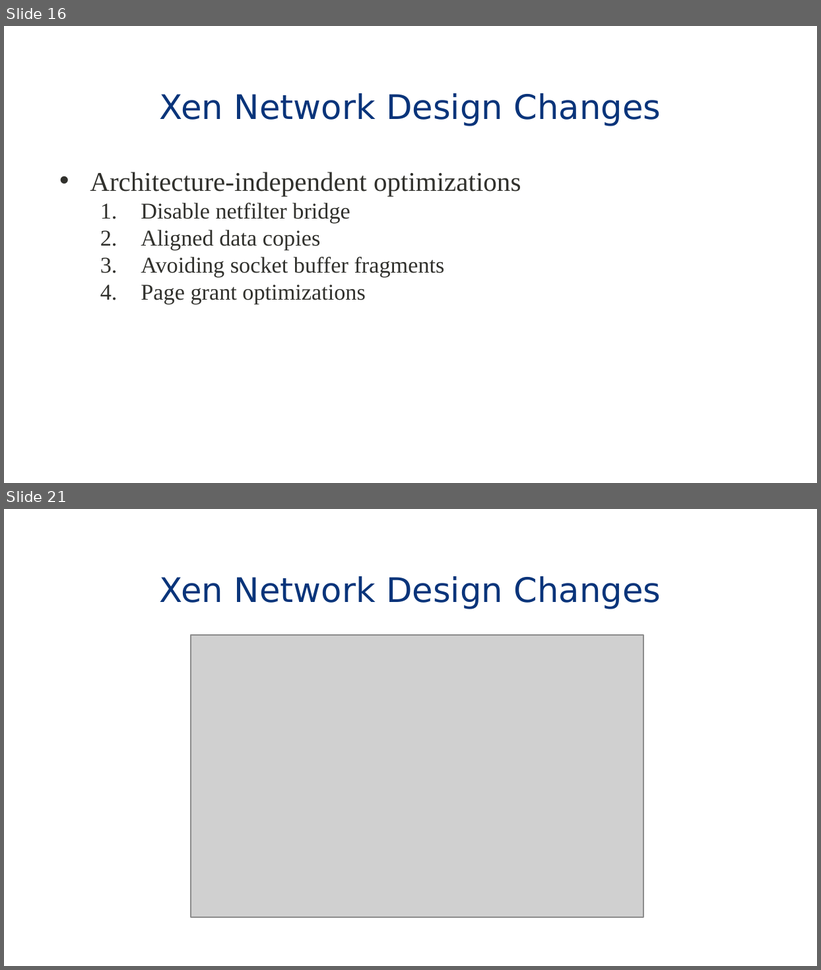
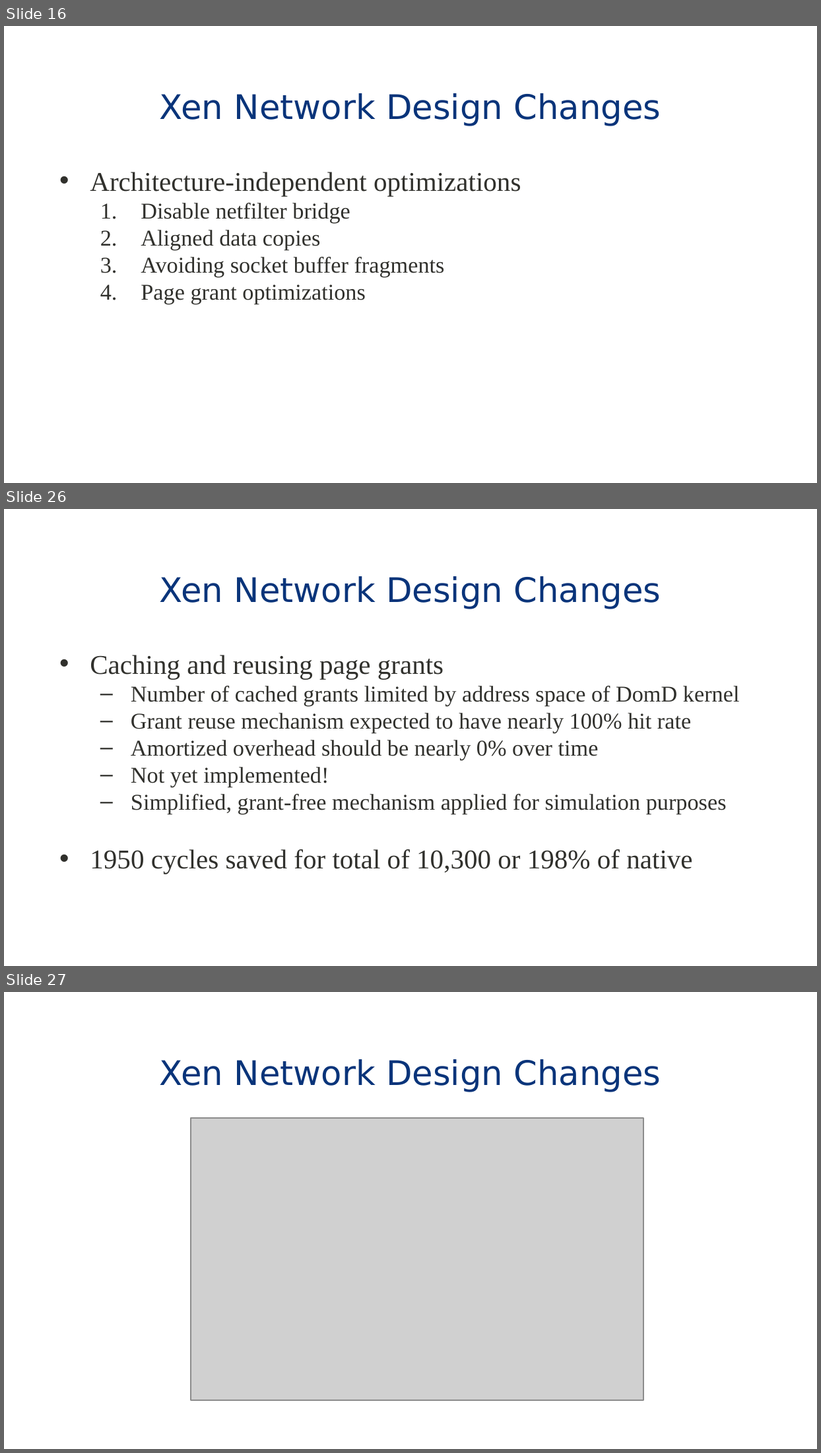
Before and after one commit to eddie-c-davis/cs-advos, a slide deck: presentations/Bridging.pptx. Shown one above the other, each under a label of ours: slides 16 and 21 before the commit, slides 16, 26 and 27 after it; the slides between them are not shown. The pictures are 821x970 and 821x1453 pixels, drawn with LibreOffice and Linux fonts; fonts in the diff are those of the drawing; grey boxes stand for pictures; background and template pictures are left out. Boxes give left, top, right and bottom in pixels: in the first picture for what was removed or moved away, otherwise in the second. Text is boxed around its words. In the diff, an @@ line names an element or a change of style, - is before the commit and + after.

```diff
--- a/presentations/Bridging.pptx
+++ b/presentations/Bridging.pptx
@@ slide 26 added at (4,509,817,966), background #FFFFFF; not listed: 1 template element that a slide beside it also shows @@
@@ title added at (160,576,661,609), 30 pt, text #09347A @@
+Xen Network Design Changes
@@ text added at (90,655,740,874), 20 pt, text #30302C @@
+• Caching and reusing page grants
+  – Number of cached grants limited by address space of DomD kernel
+  – Grant reuse mechanism expected to have nearly 100% hit rate
+  – Amortized overhead should be nearly 0% over time
+  – Not yet implemented!
+  – Simplified, grant-free mechanism applied for simulation purposes
+• 1950 cycles saved for total of 10,300 or 198% of native
@@ what was slide 21 is now slide 27 @@
```
Also in this commit, not shown: 7 slides changed, 9 other slides added.
